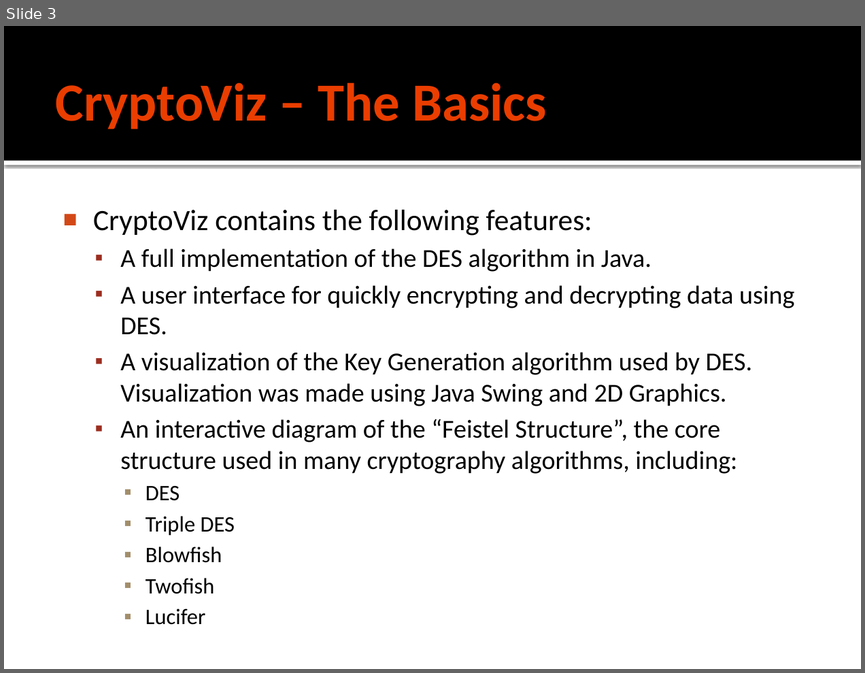
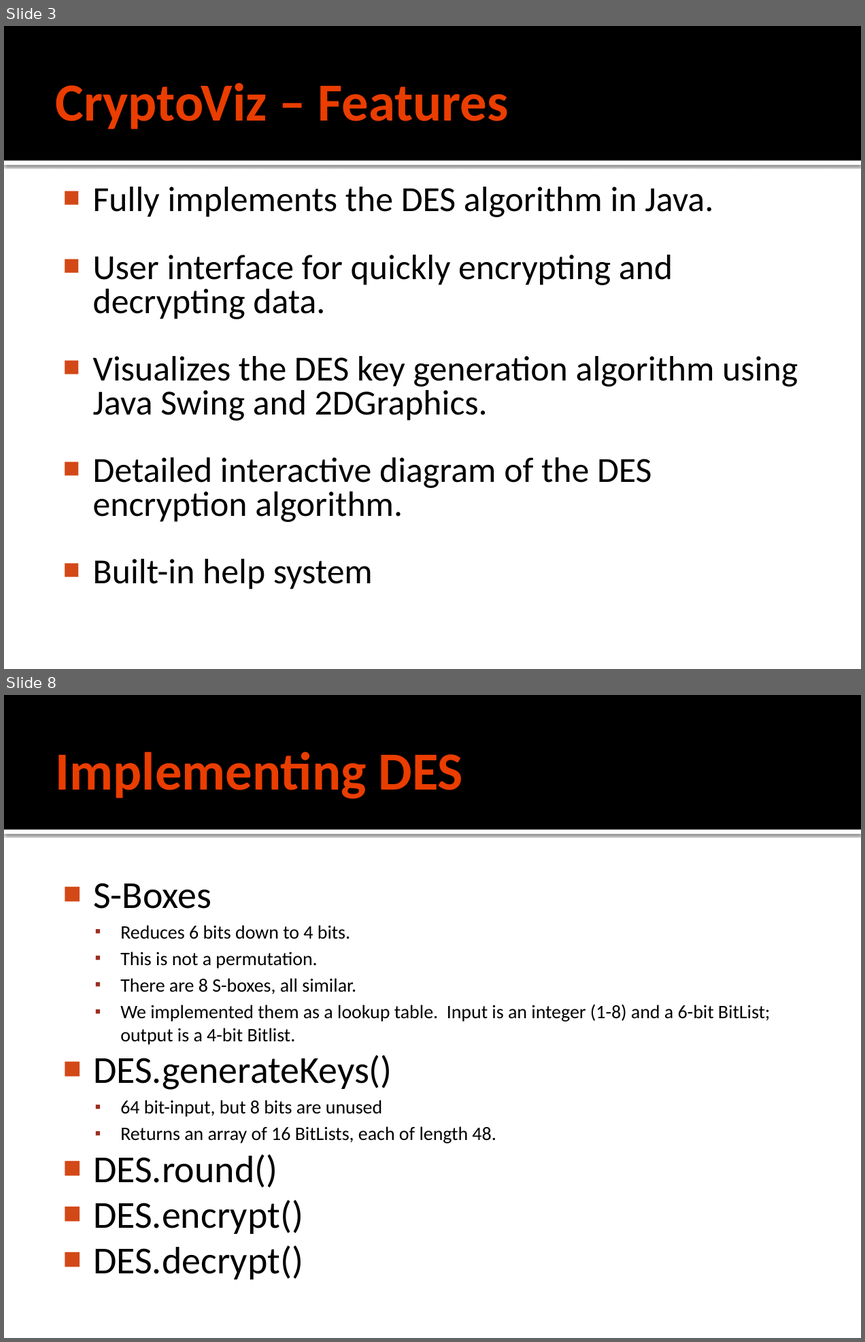
Before and after one commit to ikram1996/cryptoviz, a slide deck: docs/CryptoViz.pptx. Shown one above the other, each under a label of ours: slide 3 before the commit, slides 3 and 8 after it; the slides between them are not shown. The pictures are 865x673 and 865x1342 pixels, drawn with LibreOffice and Linux fonts; fonts in the diff are those of the drawing. Boxes give left, top, right and bottom in pixels: in the first picture for what was removed or moved away, otherwise in the second. Text is boxed around its words. In the diff, an @@ line names an element or a change of style, - is before the commit and + after.

```diff
--- a/docs/CryptoViz.pptx
+++ b/docs/CryptoViz.pptx
@@ slide 8 added at bbox=[4, 695, 861, 1338], background #FFFFFF; not listed: 2 template elements that a slide beside it also shows @@
@@ title added at bbox=[56, 751, 462, 799], 45 pt, text #EA3D00, bold @@
+Implementing DES
@@ text added at bbox=[93, 883, 770, 1279], 16 pt, text #000000 @@
+■ S-Boxes
+  ▪ Reduces 6 bits down to 4 bits.
+  ▪ This is not a permutation.
+  ▪ There are 8 S-boxes, all similar.
+  ▪ We implemented them as a lookup table. Input is an integer (1-8) and a 6-bit BitList; output is a 4-bit Bitlist.
+■ DES.generateKeys()
+  ▪ 64 bit-input, but 8 bits are unused
+  ▪ Returns an array of 16 BitLists, each of length 48.
+■ DES.round()
+■ DES.encrypt()
+■ DES.decrypt()
@@ slide 3 changed as well @@
@@ title at bbox=[56, 82, 509, 129]: text changed @@
-CryptoViz – The Basics
+CryptoViz – Features
@@ text at bbox=[93, 186, 798, 589]: text changed; size 21.7 to 29.6 pt @@
-■ CryptoViz contains the following features:
-  ▪ A full implementation of the DES algorithm in Java.
-  ▪ A user interface for quickly encrypting and decrypting data using DES.
-  ▪ A visualization of the Key Generation algorithm used by DES. Visualization was made using Java Swing and 2D Graphics.
-  ▪ An interactive diagram of the “Feistel Structure”, the core structure used in many cryptography algorithms, including:
-    ▪ DES
-    ▪ Triple DES
-    ▪ Blowfish
-    ▪ Twofish
-    ▪ Lucifer
+■ Fully implements the DES algorithm in Java.
+■ User interface for quickly encrypting and decrypting data.
+■ Visualizes the DES key generation algorithm using Java Swing and 2DGraphics.
+■ Detailed interactive diagram of the DES encryption algorithm.
+■ Built-in help system
```
Also in this commit, not shown: 3 other slides changed, 4 other slides added, 1 other file.
